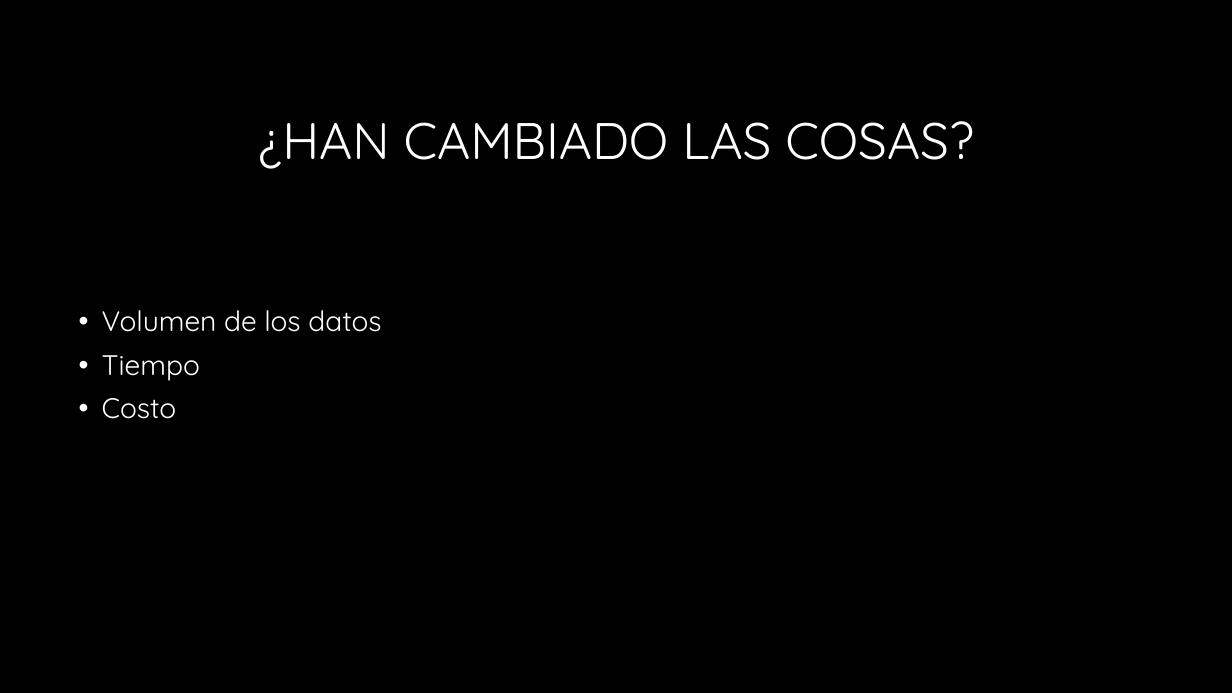
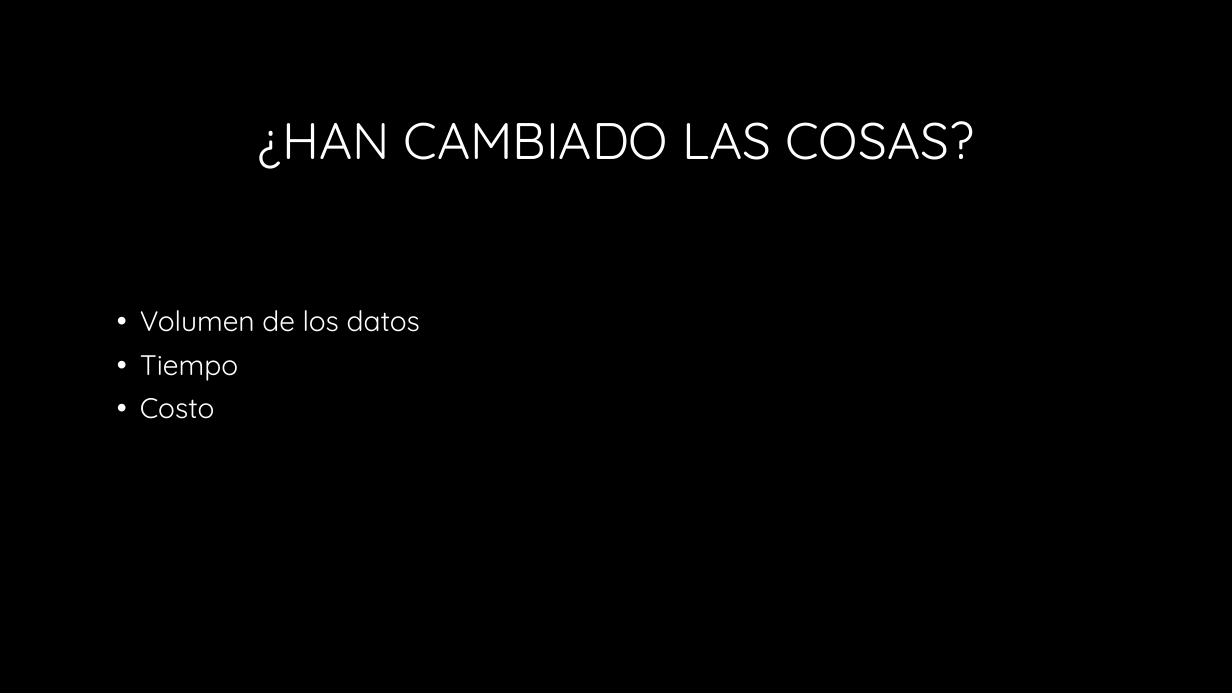
Before and after one commit to adchavesm/Curso-MongoDB, a slide deck: slide 6 of Introduccion a NoSql-Mongodb.pptx. Drawn at 1232x693 pixels with LibreOffice and Linux fonts; fonts in the diff are those of the drawing; background and template pictures are left out. Boxes give left, top, right and bottom in pixels: in the first picture for what was removed or moved away, otherwise in the second. Text is boxed around its words. In the diff, an @@ line names an element or a change of style, - is before the commit and + after.

```diff
--- a/Introduccion a NoSql-Mongodb.pptx
+++ b/Introduccion a NoSql-Mongodb.pptx
@@ text "Volumen de los datos": place and size @@
-text "Volumen de los datos" at box(102, 310, 381, 419)
+text "Volumen de los datos" at box(140, 310, 420, 419)
```
Also in this commit, not shown: 22 slides added, 1 slide removed, 2 other files.
